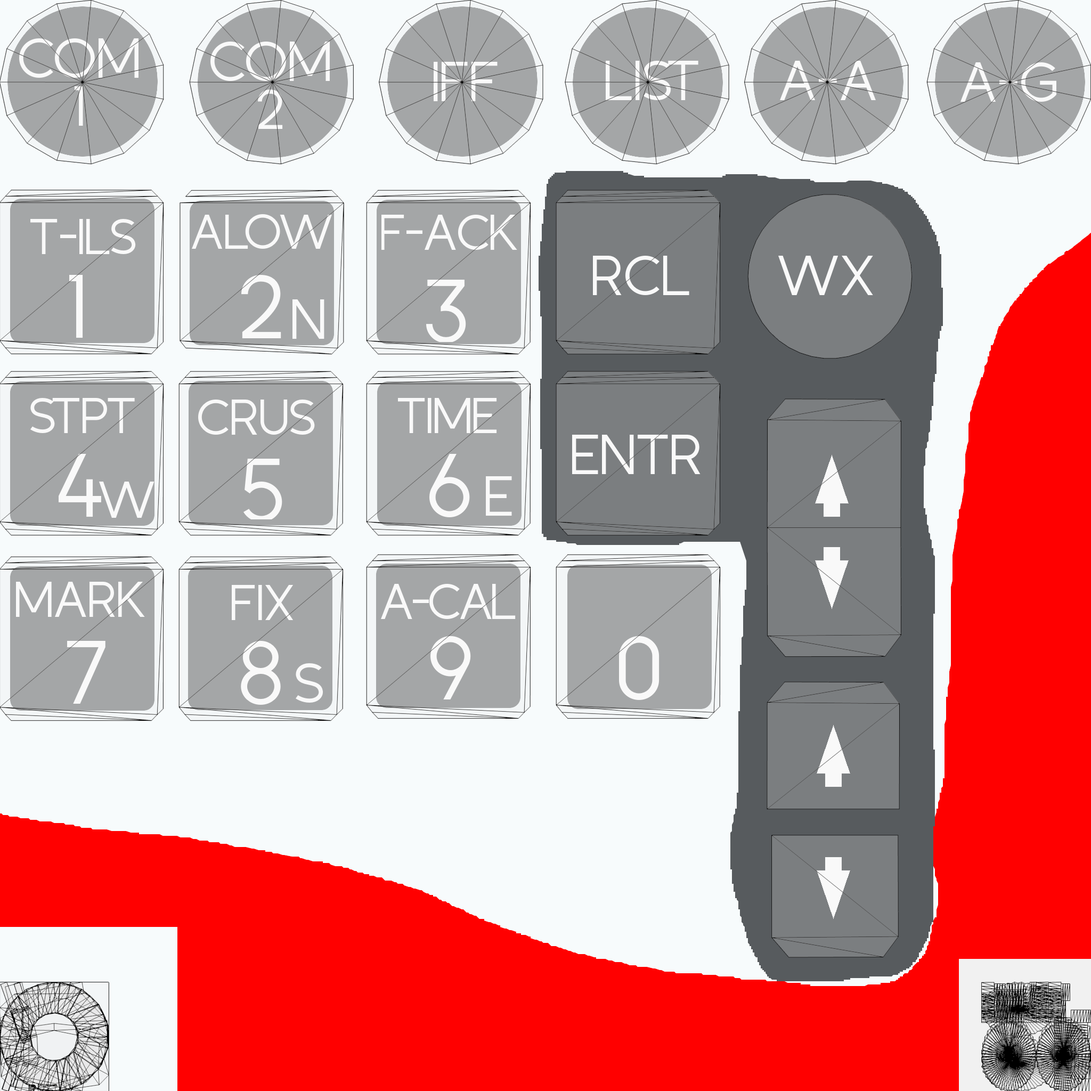
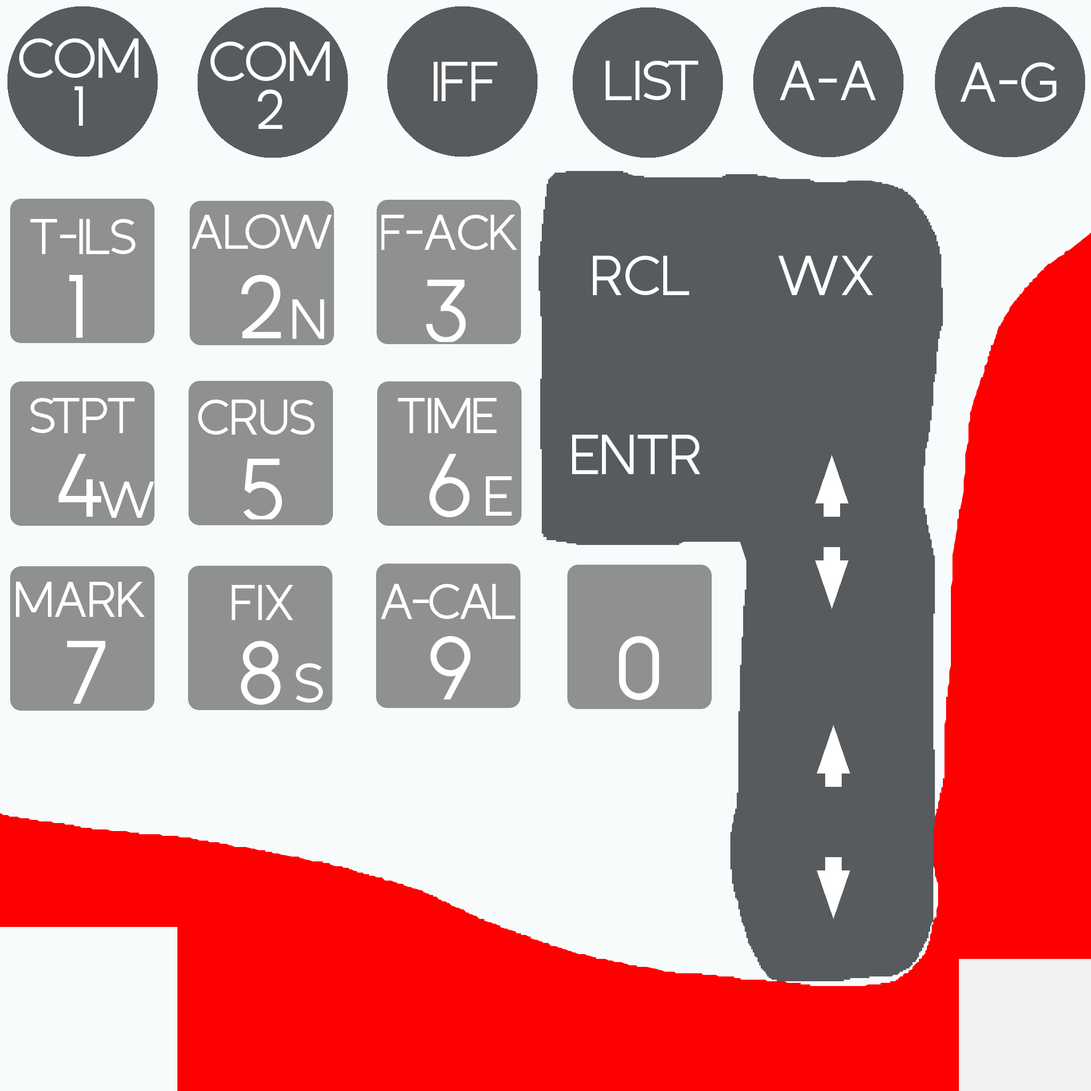
Two versions of the same layered image (1091×1091). Layer-by-layer changes:
hid "icp_controls.uv.png" over bbox(0, 0, 1091, 1091)
painted on "icp-controls-fg" over bbox(7, 6, 1086, 158)
